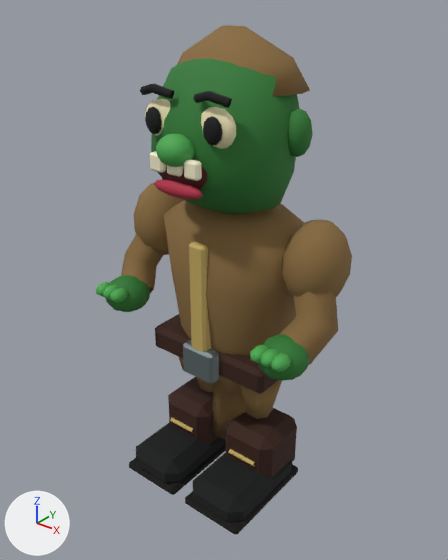
Before and after pictures for a commit that changed the glTF model assets/models/zombies/normal/normal.glb.
The view is the same before and after, from a 50 mm camera at (0.896, -1.173, 1.293) aimed at (0.001, -0.056, 0.6). The axes (+X, +Y, +Z) are drawn at lower left. The lights are the same throughout. The first picture is the older version. Vertices at exactly the same position are counted once.

Names of what the first picture shows: 'Arms', 'Body', 'Head', 'LegL', 'LegR'.
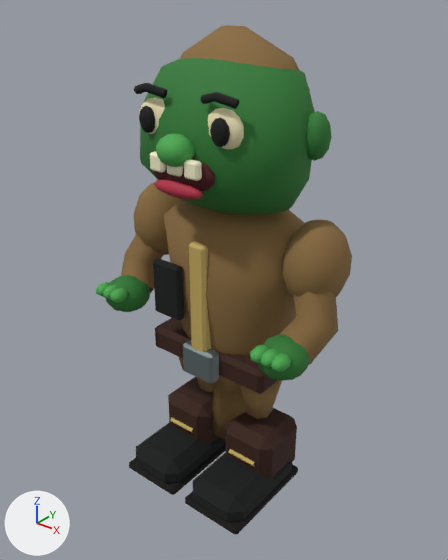
Diff of the bpy script that builds the scene:
```diff
--- a/assets/models/zombies/normal/normal.glb.py
+++ b/assets/models/zombies/normal/normal.glb.py
@@ me_profile_torso @@
 # used by ob_body; location = (0.0, 0.0, 0.48)
-me_profile_torso.from_pydata(...)  # 256 vertices, 468 faces; spans x -0.212..0.212, y -0.168..0.143, z -0.26..0.31
+me_profile_torso.from_pydata(...)  # 280 vertices, 512 faces; spans x -0.212..0.212, y -0.168..0.143, z -0.26..0.31
+# me_profile_torso part 1: a new loose piece of 24 vertices spanning x -0.145..-0.055, y -0.167..-0.143, z 0.025..0.175, in mat_normal_softpbr_atlas
 me_profile_torso.materials.append(mat_normal_softpbr_atlas)
@@ me_sculpted_face @@
 # used by ob_head; location = (0.0, -0.02, 0.94)
-me_sculpted_face.from_pydata(...)  # 884 vertices, 1688 faces; spans x -0.214..0.214, y -0.237..0.138, z -0.15..0.26
+me_sculpted_face.from_pydata(...)  # 884 vertices, 1688 faces; spans x -0.26..0.26, y -0.237..0.138, z -0.15..0.26
+# me_sculpted_face part 2: the loose piece of 74 vertices spanning x -0.126..-0.029, y -0.175..-0.133, z 0.031..0.119 is moved by (-0.019, 0.0, 0.0)
+# me_sculpted_face part 3: the loose piece of 52 vertices spanning x -0.106..-0.061, y -0.187..-0.163, z 0.044..0.104 is moved by (-0.019, 0.0, 0.0)
+# me_sculpted_face part 4: the loose piece of 18 vertices spanning x -0.125..-0.032, y -0.189..-0.154, z 0.124..0.153 is moved by (-0.019, 0.0, 0.0)
+# me_sculpted_face part 5: the loose piece of 74 vertices spanning x 0.029..0.126, y -0.175..-0.133, z 0.031..0.119 is moved by (0.019, 0.0, 0.0)
+# me_sculpted_face part 6: the loose piece of 52 vertices spanning x 0.061..0.106, y -0.187..-0.163, z 0.044..0.104 is moved by (0.019, 0.0, 0.0)
+# me_sculpted_face part 7: the loose piece of 18 vertices spanning x 0.03..0.123, y -0.189..-0.154, z 0.124..0.153 is moved by (0.019, 0.0, 0.0)
+# me_sculpted_face part 8: the loose piece of 86 vertices spanning x -0.068..0.068, y -0.2..-0.162, z -0.067..0.017 is scaled about its middle by (1.32, 1, 1)
+# me_sculpted_face part 9: the loose piece of 52 vertices spanning x 0.153..0.214, y -0.044..0.024, z 0.003..0.107 is moved by (0.046, 0.0, 0.0)
+# me_sculpted_face part 10: 44 of the vertices in x -0.18..0.18, y -0.185..0.095, z -0.12..-0.04 are scaled about their middle by (1.25, 1, 1)
+# me_sculpted_face part 11: 44 of the vertices in x -0.18..0.18, y -0.175..0.115, z 0.08..0.17 are scaled about their middle by (1.25, 1, 1)
+# other edits to the shape of me_sculpted_face do not show in these pictures
 me_sculpted_face.materials.append(mat_normal_softpbr_atlas)
```

Where the change shows, as pixel boxes [x1, y1, x2, y2] in the pictures (448 x 560 px; the box of a moved part takes in the faces that stretch with it):
'Head', reshaped (14% wider): before [140, 25, 313, 214]; after [134, 25, 332, 214]
'Body', reshaped: before [155, 200, 304, 419]; after [153, 201, 304, 419]
part 1 of me_profile_torso, added: after [153, 258, 184, 321]
part 2 of me_sculpted_face, moved or reshaped: before [145, 98, 170, 136]; after [139, 98, 165, 134]
part 3 of me_sculpted_face, moved or reshaped: before [145, 107, 162, 134]; after [139, 106, 155, 133]
part 4 of me_sculpted_face, moved or reshaped: before [140, 84, 174, 99]; after [134, 83, 167, 98]
part 5 of me_sculpted_face, moved or reshaped: before [201, 107, 236, 149]; after [208, 108, 244, 149]
part 6 of me_sculpted_face, moved or reshaped: before [203, 116, 222, 146]; after [210, 118, 230, 147]
part 7 of me_sculpted_face, moved or reshaped: before [193, 91, 232, 108]; after [200, 92, 239, 109]
part 8 of me_sculpted_face, moved or reshaped: before [158, 158, 207, 189]; after [151, 158, 215, 191]
part 9 of me_sculpted_face, moved or reshaped: before [287, 109, 313, 157]; after [306, 111, 332, 161]
part 10 of me_sculpted_face, moved or reshaped: before [156, 123, 292, 214]; after [142, 123, 309, 214]
part 11 of me_sculpted_face, moved or reshaped: before [151, 58, 300, 186]; after [140, 58, 315, 189]
